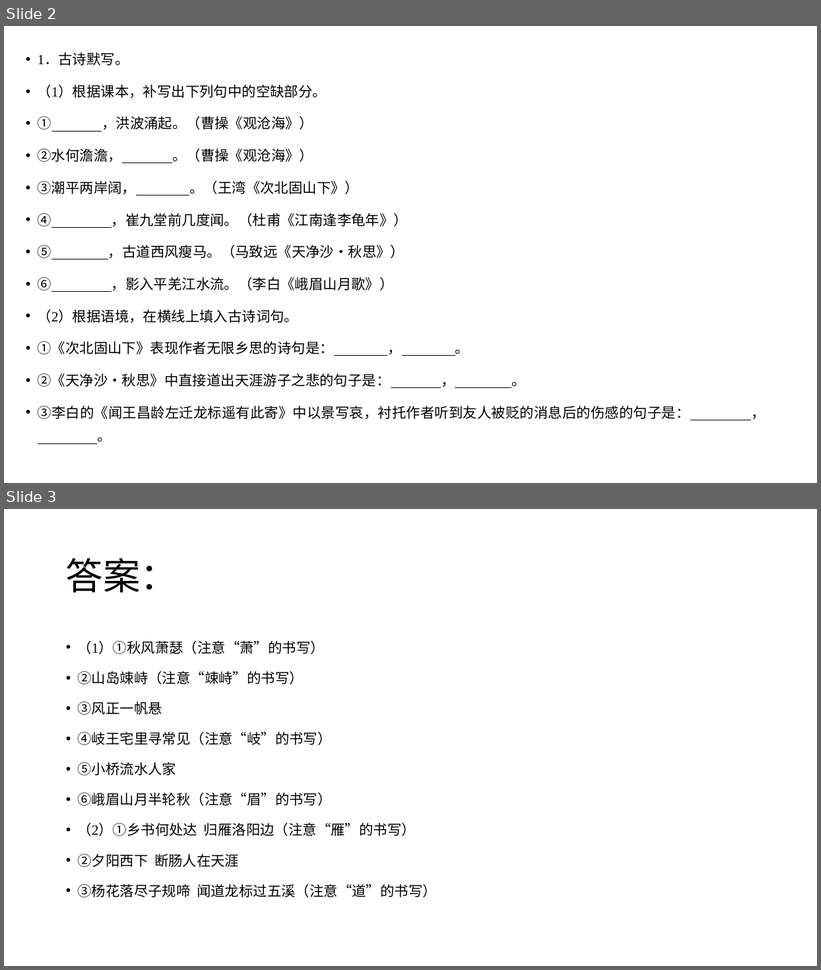
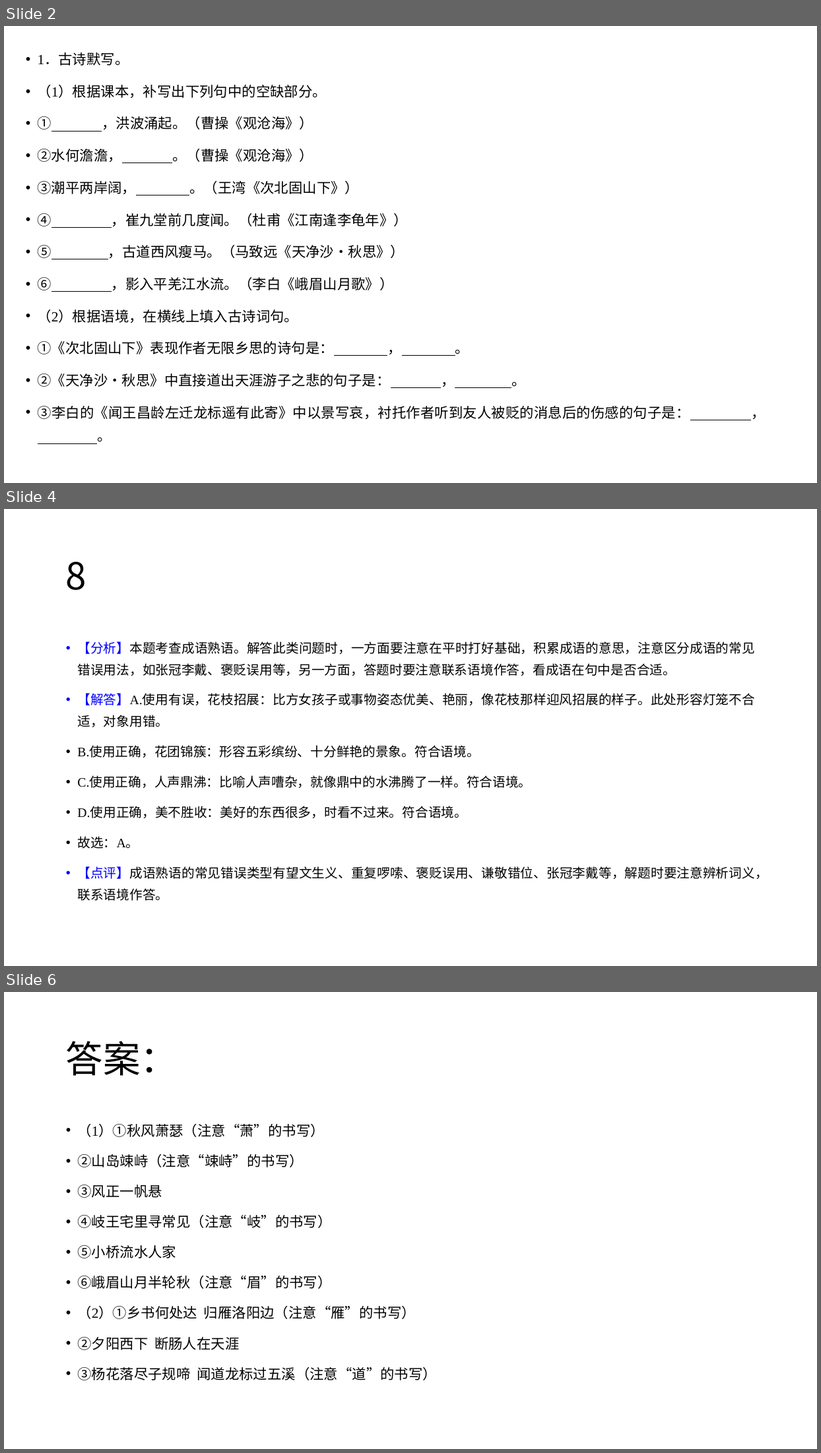
Before and after one commit to GY-feng/Notes, a slide deck: 备课-语文/PPT/小测.pptx. Shown one above the other, each under a label of ours: slides 2 and 3 before the commit, slides 2, 4 and 6 after it; the slides between them are not shown. The pictures are 821x970 and 821x1453 pixels, drawn with LibreOffice and Linux fonts; fonts in the diff are those of the drawing. Boxes give left, top, right and bottom in pixels: in the first picture for what was removed or moved away, otherwise in the second. Text is boxed around its words. In the diff, an @@ line names an element or a change of style, - is before the commit and + after.

```diff
--- a/备课-语文/PPT/小测.pptx
+++ b/备课-语文/PPT/小测.pptx
@@ slide 4 added at (x1=4, y1=509, x2=817, y2=966), background #FFFFFF @@
@@ title added at (x1=66, y1=562, x2=86, y2=590), 44 pt, text #000000 @@
+8
@@ text added at (x1=77, y1=642, x2=768, y2=901), 15.3 pt, text #000000 @@
+• 【分析】本题考查成语熟语。解答此类问题时，一方面要注意在平时打好基础，积累成语的意思，注意区分成语的常见错误用法，如张冠李戴、褒贬误用等，另一方面，答题时要注意联系语境作答，看成语在句中是否合适。
+• 【解答】A.使用有误，花枝招展：比方女孩子或事物姿态优美、艳丽，像花枝那样迎风招展的样子。此处形容灯笼不合适，对象用错。
+• B.使用正确，花团锦簇：形容五彩缤纷、十分鲜艳的景象。符合语境。
+• C.使用正确，人声鼎沸：比喻人声嘈杂，就像鼎中的水沸腾了一样。符合语境。
+• D.使用正确，美不胜收：美好的东西很多，时看不过来。符合语境。
+• 故选：A。
+• 【点评】成语熟语的常见错误类型有望文生义、重复啰嗦、褒贬误用、谦敬错位、张冠李戴等，解题时要注意辨析词义，联系语境作答。
@@ what was slide 3 is now slide 6 @@
```
Also in this commit, not shown: 3 other slides added, 12 other files.
